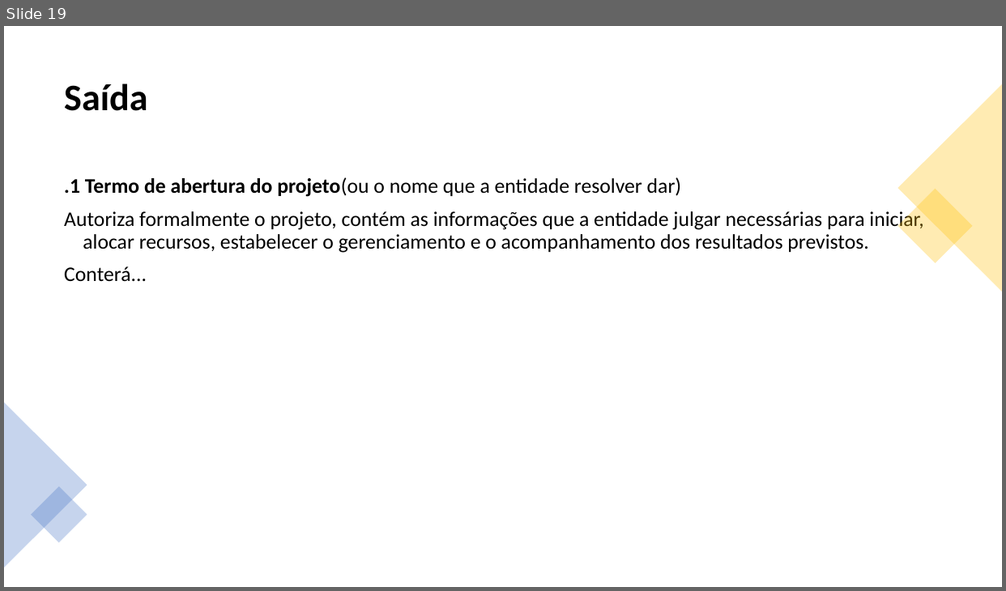
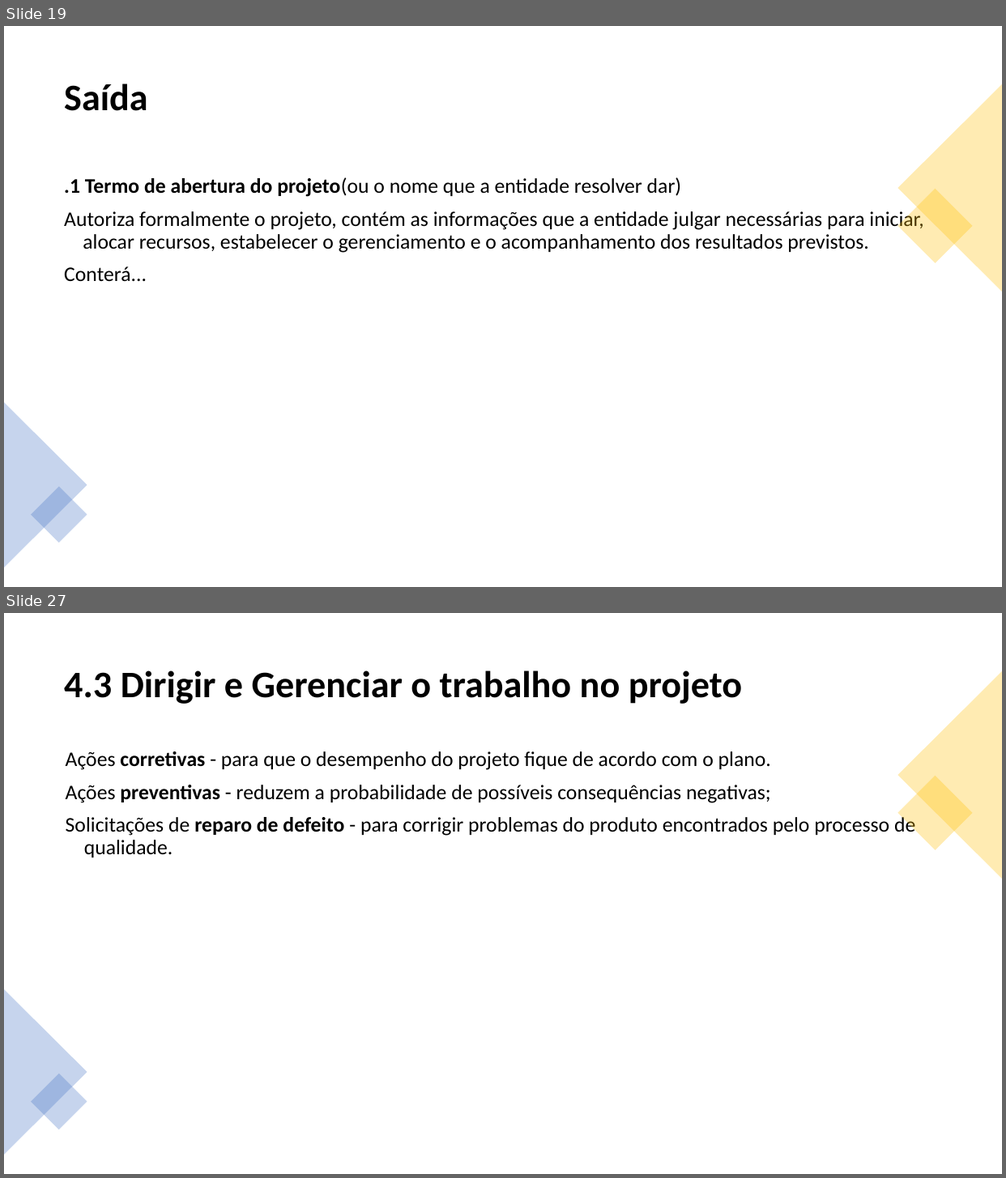
Before and after one commit to jharbes/ADMINISTRACAO-DE-REDES, a slide deck: RELATORIO PROVA P2/relatorio-pmbok-capitulo4-jharbes.pptx. Shown one above the other, each under a label of ours: slide 19 before the commit, slides 19 and 27 after it; the slides between them are not shown. The pictures are 1006x591 and 1006x1178 pixels, drawn with LibreOffice and Linux fonts; fonts in the diff are those of the drawing. Boxes give left, top, right and bottom in pixels: in the first picture for what was removed or moved away, otherwise in the second. Text is boxed around its words. In the diff, an @@ line names an element or a change of style, - is before the commit and + after.

```diff
--- a/RELATORIO PROVA P2/relatorio-pmbok-capitulo4-jharbes.pptx
+++ b/RELATORIO PROVA P2/relatorio-pmbok-capitulo4-jharbes.pptx
@@ slide 27 added at (x1=4, y1=613, x2=1002, y2=1174), background #FFFFFF @@
@@ title added at (x1=64, y1=671, x2=742, y2=704), 36 pt, text #000000, bold @@
+4.3 Dirigir e Gerenciar o trabalho no projeto
@@ triangle added at (x1=898, y1=671, x2=1002, y2=879), fill #FFC000 at 30% opacity @@
@@ text added at (x1=66, y1=752, x2=915, y2=858), 20 pt, text #000000 @@
+Ações corretivas - para que o desempenho do projeto fique de acordo com o plano.
+Ações preventivas - reduzem a probabilidade de possíveis consequências negativas;
+Solicitações de reparo de defeito - para corrigir problemas do produto encontrados pelo processo de qualidade.
@@ rectangle added at (x1=898, y1=776, x2=974, y2=851), fill #FFC000 at 30% opacity @@
@@ triangle added at (x1=4, y1=990, x2=87, y2=1155), fill #4472C4 at 30% opacity @@
@@ rectangle added at (x1=31, y1=1073, x2=87, y2=1130), fill #4472C4 at 30% opacity @@
```
Also in this commit, not shown: 8 other slides added.
